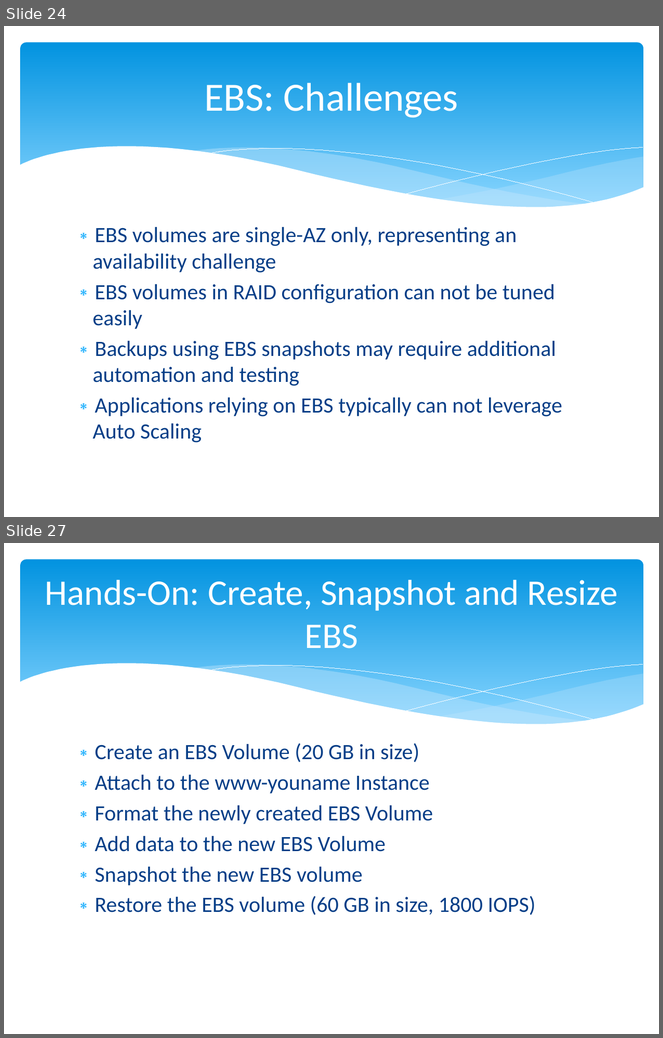
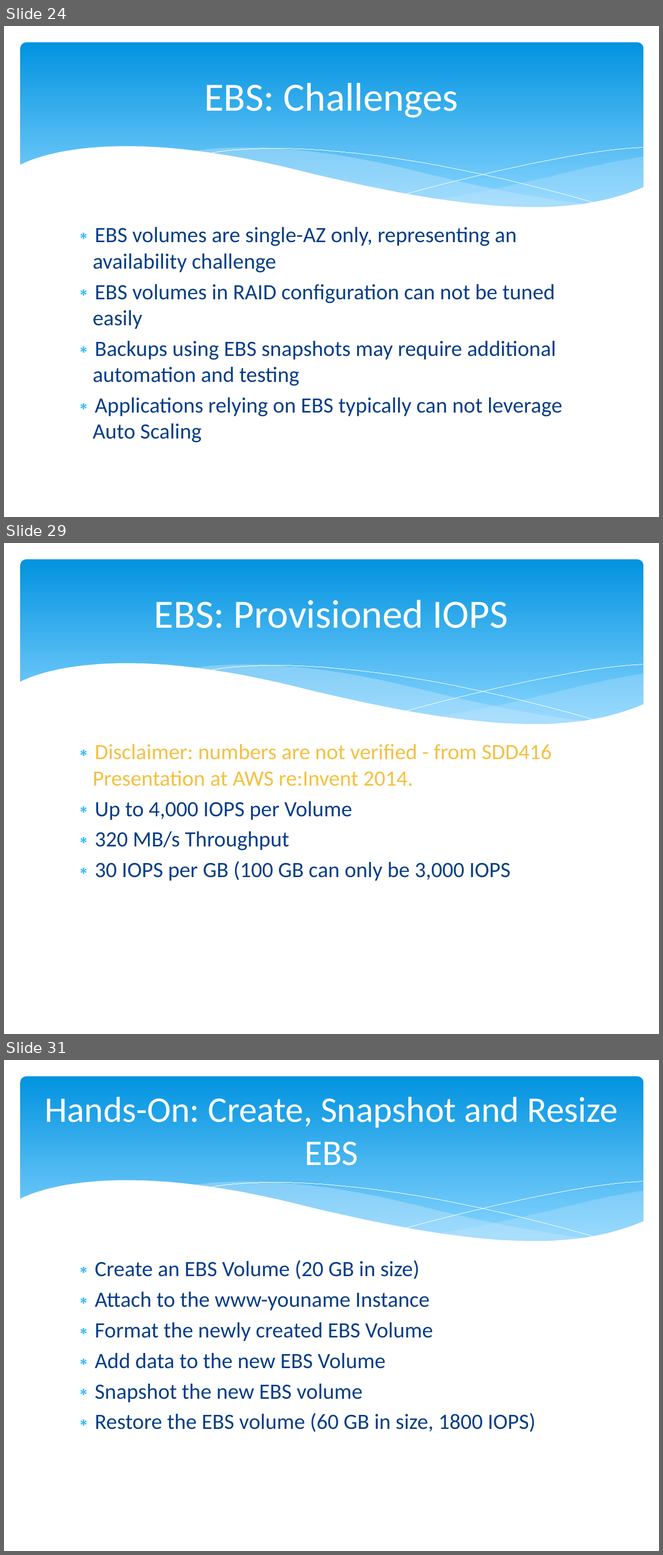
Before and after one commit to cloudavail/awstraining, a slide deck: aws-ec2/aws-ec2.pptx. Shown one above the other, each under a label of ours: slides 24 and 27 before the commit, slides 24, 29 and 31 after it; the slides between them are not shown. The pictures are 663x1038 and 663x1555 pixels, drawn with LibreOffice and Linux fonts; fonts in the diff are those of the drawing. Boxes give left, top, right and bottom in pixels: in the first picture for what was removed or moved away, otherwise in the second. Text is boxed around its words. In the diff, an @@ line names an element or a change of style, - is before the commit and + after.

```diff
--- a/aws-ec2/aws-ec2.pptx
+++ b/aws-ec2/aws-ec2.pptx
@@ slide 29 added at (4, 543, 659, 1034), background #FFFFFF; not listed: 6 template elements that a slide beside it also shows @@
@@ title added at (154, 600, 508, 628), 44 pt, text #FFFFFF @@
+EBS: Provisioned IOPS
@@ text added at (93, 744, 552, 881), 24 pt, text #F5C040 @@
+∗ Disclaimer: numbers are not verified - from SDD416 Presentation at AWS re:Invent 2014.
+∗ Up to 4,000 IOPS per Volume
+∗ 320 MB/s Throughput
+∗ 30 IOPS per GB (100 GB can only be 3,000 IOPS
@@ what was slide 27 is now slide 31 @@
```
Also in this commit, not shown: 2 slides changed, 4 other slides added, 1 slide removed.
